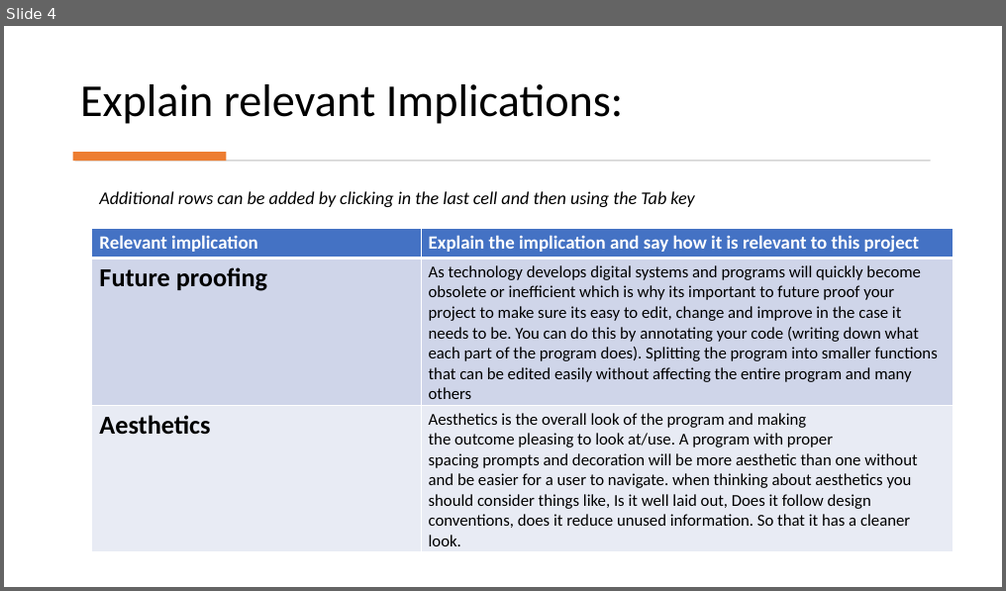
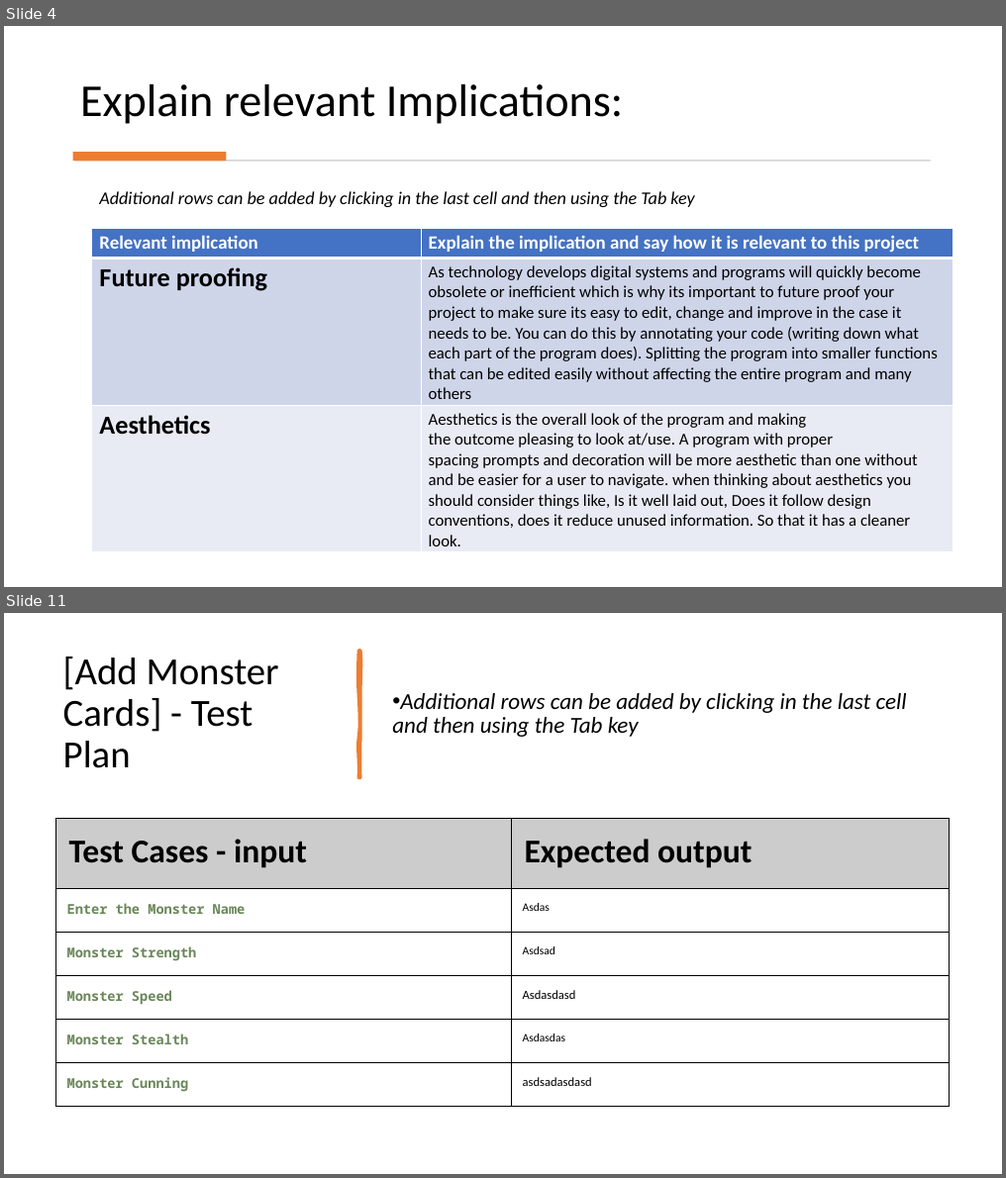
Before and after one commit to peter123321123321/Monster-Cards-Internal, a slide deck: 2.7 and 2.8 Documentation Template.pptx. Shown one above the other, each under a label of ours: slide 4 before the commit, slides 4 and 11 after it; the slides between them are not shown. The pictures are 1006x591 and 1006x1178 pixels, drawn with LibreOffice and Linux fonts; fonts in the diff are those of the drawing. Boxes give left, top, right and bottom in pixels: in the first picture for what was removed or moved away, otherwise in the second. Text is boxed around its words. In the diff, an @@ line names an element or a change of style, - is before the commit and + after.

```diff
--- a/2.7 and 2.8 Documentation Template.pptx
+++ b/2.7 and 2.8 Documentation Template.pptx
@@ slide 11 added at <box>4,613,1002,1174</box>, background #FFFFFF @@
@@ title added at <box>63,657,279,768</box>, 37 pt, text #000000 @@
+[Add Monster Cards] - Test Plan
@@ freeform shape added at <box>358,651,360,777</box>, fill #ED7D31, outline #ED7D31 3.25 pt @@
@@ text added at <box>392,693,907,737</box>, 22 pt, text #000000, italic @@
+• Additional rows can be added by clicking in the last cell and then using the Tab key
@@ table added at <box>55,818,949,1107</box>, 6 rows, 2 columns @@
+Test Cases - input | Expected output
+Enter the Monster Name | Asdas
+Monster Strength | Asdsad
+Monster Speed | Asdasdasd
+Monster Stealth | Asdasdas
+Monster Cunning | asdsadasdasd
```
Also in this commit, not shown: 6 slides changed, 14 other slides added, 5 other files.
